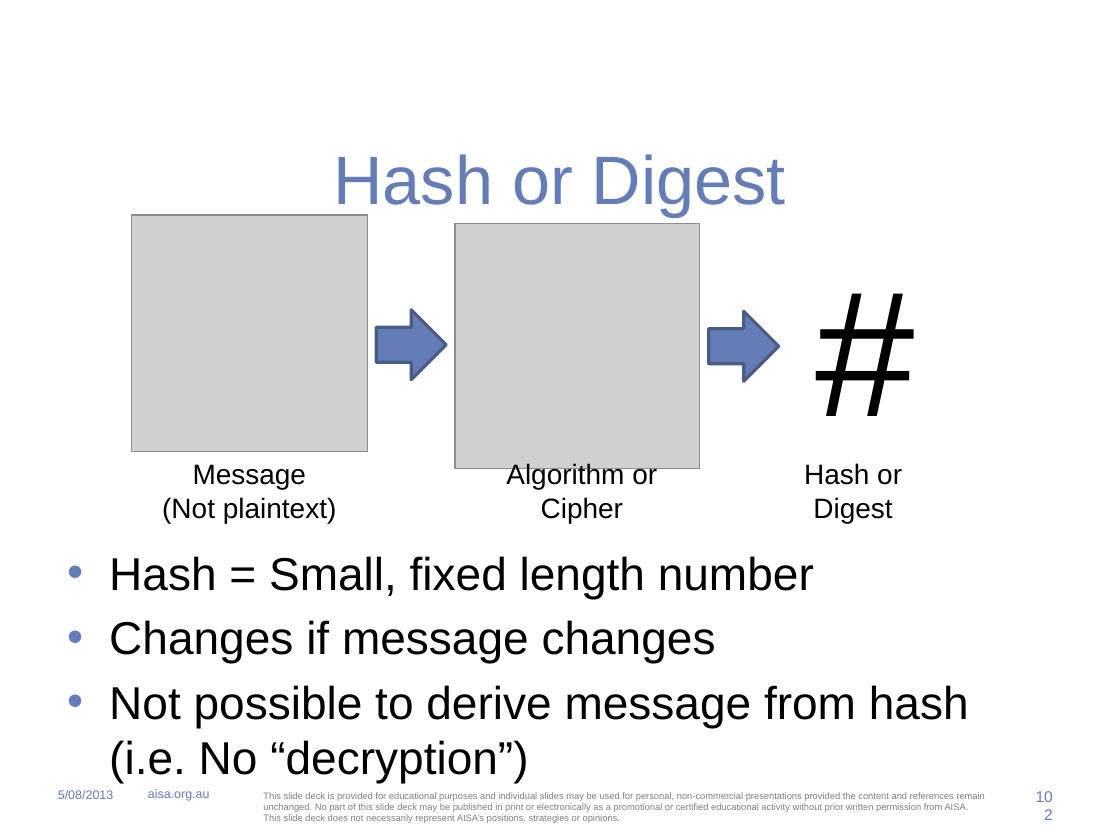
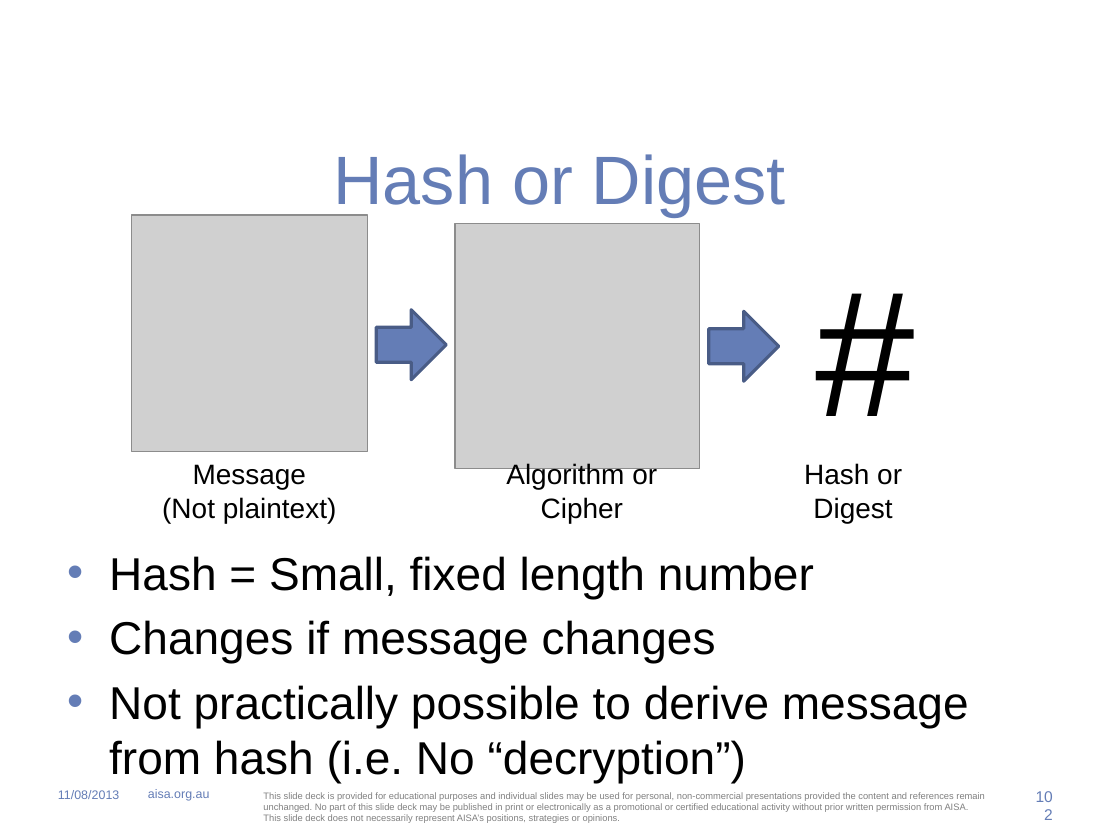
Before and after one commit to anthonylangsworth/AISACISSP, a slide deck: slide 102 of AISA CISSP - Cryptography.pptx. Drawn at 1120x840 pixels with LibreOffice and Linux fonts; fonts in the diff are those of the drawing; grey boxes stand for pictures; background and template pictures are left out. Boxes give left, top, right and bottom in pixels: in the first picture for what was removed or moved away, otherwise in the second. Text is boxed around its words. In the diff, an @@ line names an element or a change of style, - is before the commit and + after.

```diff
--- a/AISA CISSP - Cryptography.pptx
+++ b/AISA CISSP - Cryptography.pptx
@@ text at (x1=109, y1=685, x2=969, y2=783): text changed @@
-• Not possible to derive message from hash (i.e. No “decryption”)
+• Not practically possible to derive message from hash (i.e. No “decryption”)
@@ text at (x1=58, y1=790, x2=119, y2=799): text changed @@
-5/08/2013
+11/08/2013
```
Also in this commit, not shown: 159 other slides changed.
